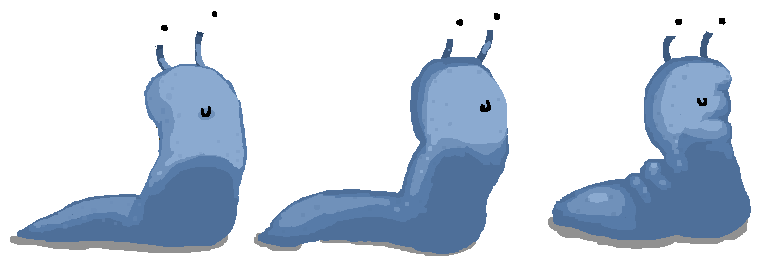
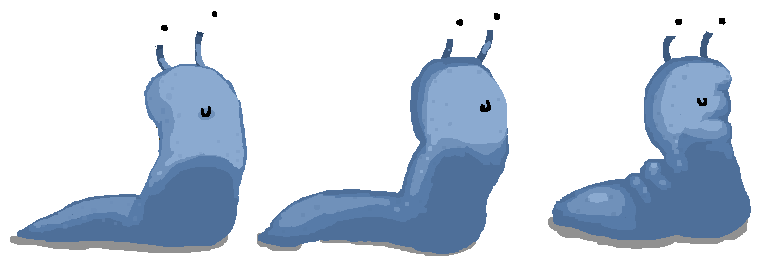
The second 768×256 image is a revision of the first. Changes to its layers:
painted on "Layer 17" over [254, 233, 258, 245]
